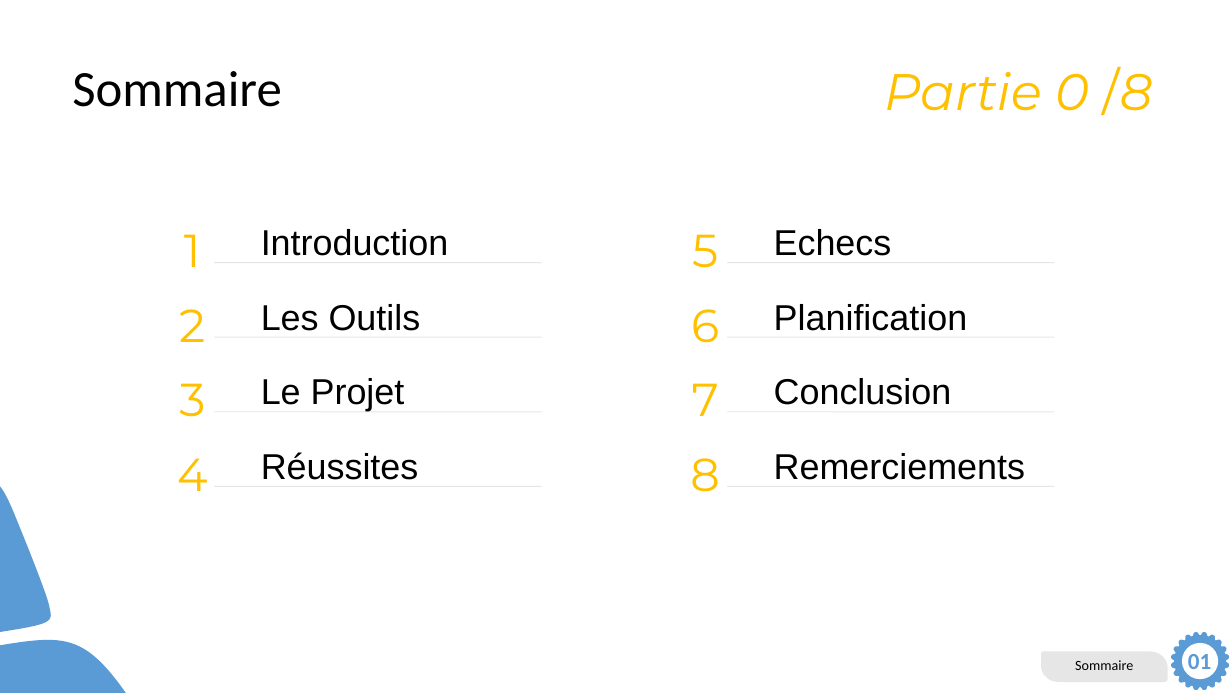
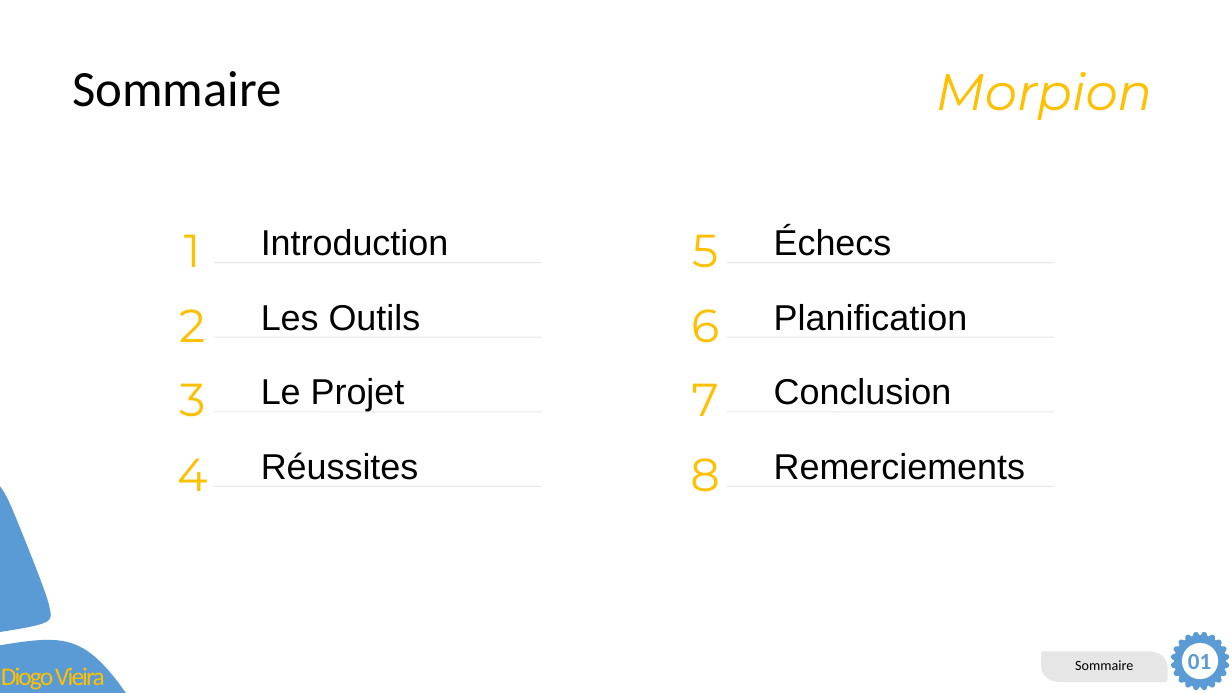
Before and after one commit to DiogoVieiraFerreira/Morpion_Pre-TPI, a slide deck: slide 1 of Dev/Présentation.pptm. Drawn at 1232x693 pixels with LibreOffice and Linux fonts; fonts in the diff are those of the drawing. Boxes give left, top, right and bottom in pixels: in the first picture for what was removed or moved away, otherwise in the second. Text is boxed around its words. In the diff, an @@ line names an element or a change of style, - is before the commit and + after.

```diff
--- a/Dev/Présentation.pptm
+++ b/Dev/Présentation.pptm
@@ text at box(936, 72, 1153, 120): text changed @@
-Partie 0 /8
+Morpion
@@ text at box(774, 227, 892, 256): text changed @@
-Echecs
+Échecs
@@ text added at box(1, 665, 105, 690), 19.8 pt, text #FFC000 @@
+Diogo Vieira
```
Also in this commit, not shown: 4 other slides changed, 2 slides added, 1 slide removed.
